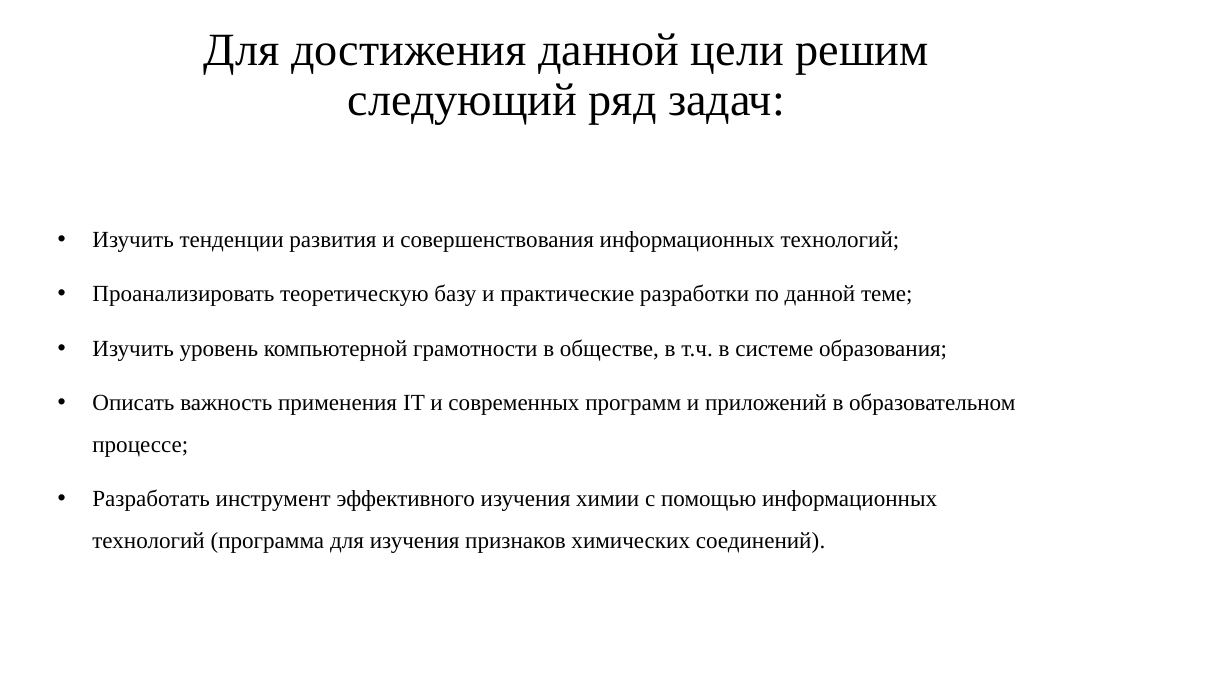
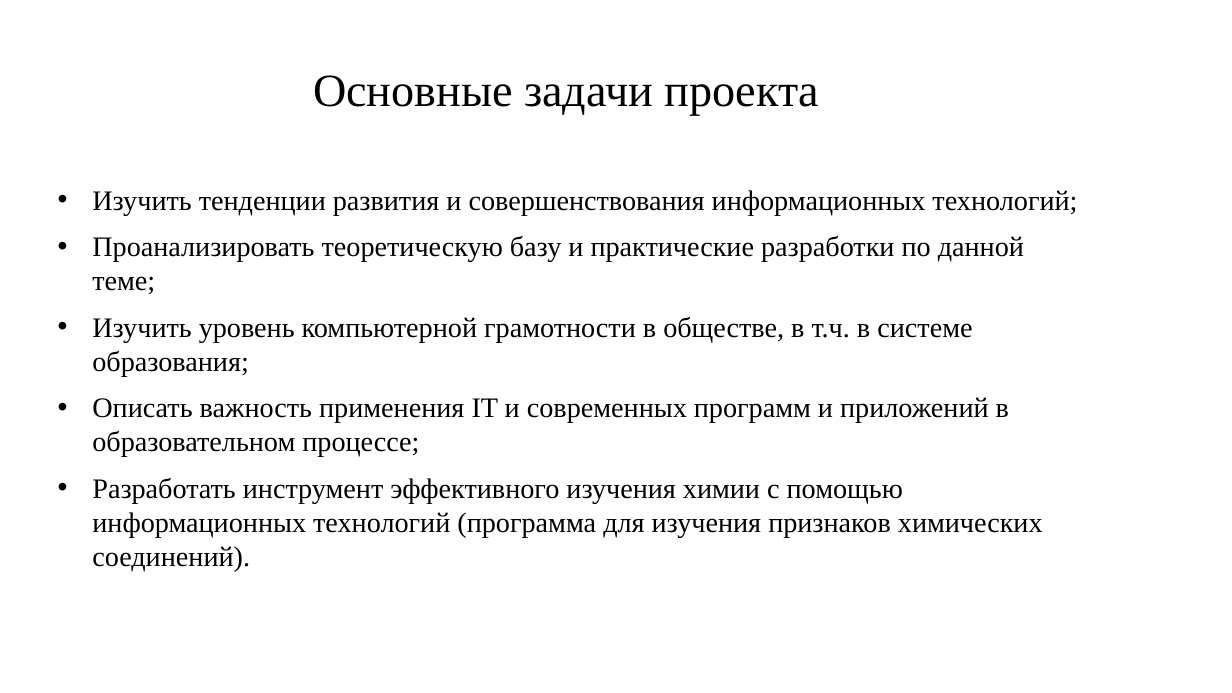
Before and after one commit to Sulik002/Study-docs, a slide deck: slide 4 of books/Презентация для индивидуального проекта по ИКТ. Орен Сюлейман.pptx (slide 3 before the commit). Drawn at 1232x693 pixels with LibreOffice and Linux fonts; fonts in the diff are those of the drawing. Boxes give left, top, right and bottom in pixels: in the first picture for what was removed or moved away, otherwise in the second. Text is boxed around its words. In the diff, an @@ line names an element or a change of style, - is before the commit and + after.

```diff
--- a/books/Презентация для индивидуального проекта по ИКТ. Орен Сюлейман.pptx
+++ b/books/Презентация для индивидуального проекта по ИКТ. Орен Сюлейман.pptx
@@ title at (x1=313, y1=75, x2=819, y2=116): text changed @@
-Для достижения данной цели решим следующий ряд задач:
+Основные задачи проекта
@@ text "Изучить тенденции развития и совершенствования ..." moved from (x1=92, y1=231, x2=1015, y2=553) to (x1=92, y1=190, x2=1077, y2=571) @@
@@ text "Изучить тенденции развития и совершенствования ..." at (x1=92, y1=190, x2=1077, y2=571): size 18 to 22 pt; line spacing 1.5 to 1 @@
```
Also in this commit, not shown: 4 other slides changed, 10 slides added, 2 slides removed, 40 other files.
